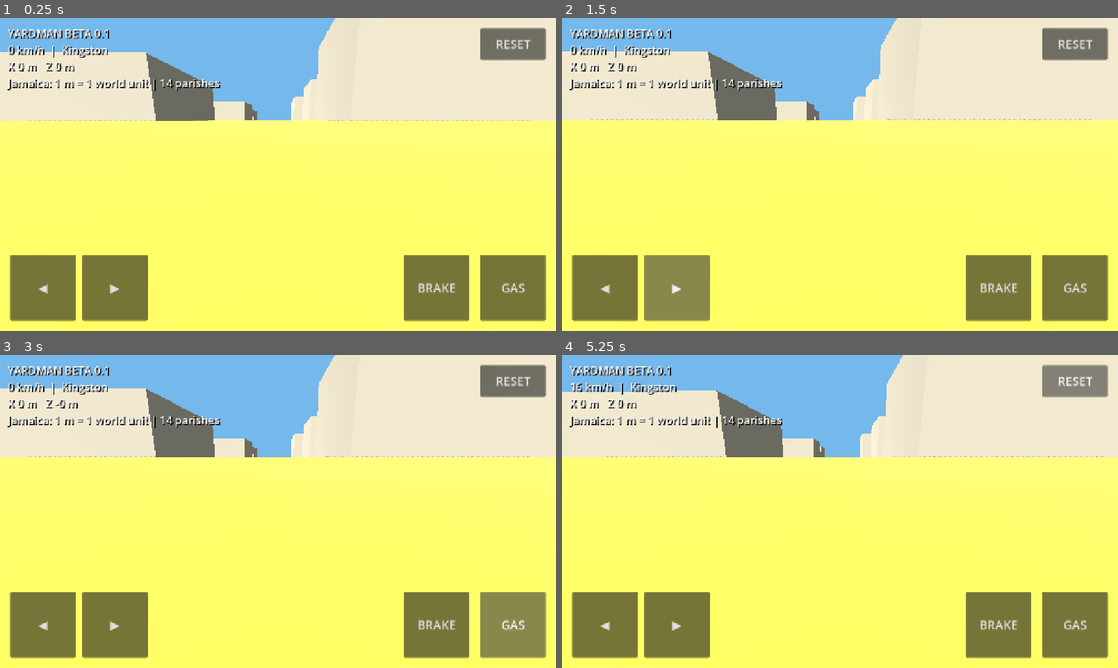
Above: before the commit, frames 1-4 (two rows, left to right).
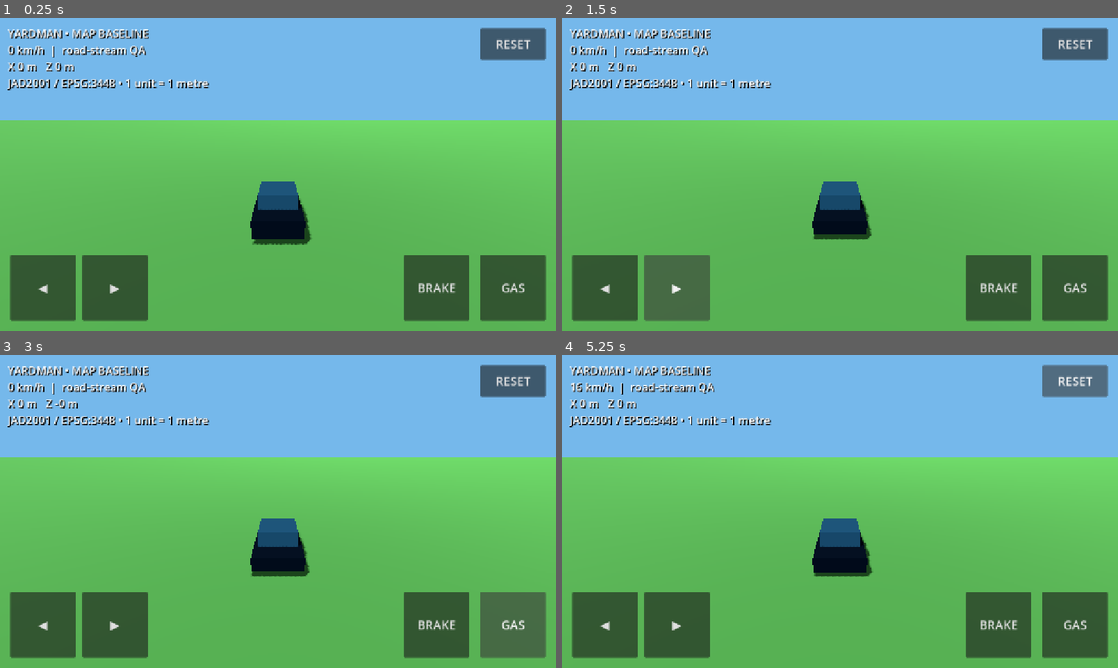
Above: after the commit, the same moments.

Repository: rell28194-rgb/yardman
Game: Godot game, scene res://main.tscn
Two runs of this game, one before a commit and one after it. Both use one fixed random seed, a clock stepped at 60 frames per second and the inputs below.
Inputs:
- Up to frame 1 (0.25 s): no input
- Up to frame 2 (1.5 s): click "◀" at 0.5 s; click "▶" at 1.25 s
- Up to frame 3 (3 s): click "BRAKE" at 2 s; click "GAS" at 2.75 s
- Up to frame 4 (5.25 s): click "RESET" at 3.5 s; tap Enter at 4.25 s; hold Right (ui_right) 4.28-5.03 s; tap Space at 5 s; hold Down (ui_down) from 5.03 s (still down)

The runs differ from the first frame. In frame 1, 90% of the frame differs, in the area x 0-100%, y 0-100%; in frame 2, 90%; in frame 3, 90%; in frame 4, 90%.

Commit message:
Make island road network the map baseline

Diff:
--- a/godot/scripts/main.gd
+++ b/godot/scripts/main.gd
@@ -1,21 +1,6 @@
 extends Node3D
 
-const PARISHES = [
-    ["Kingston", Vector3(0,0,0)],
-    ["St. Andrew", Vector3(-4200,0,-6200)],
-    ["St. Catherine", Vector3(-21000,0,-1800)],
-    ["Clarendon", Vector3(-41000,0,3500)],
-    ["Manchester", Vector3(-56000,0,9000)],
-    ["St. Elizabeth", Vector3(-76000,0,13000)],
-    ["Westmoreland", Vector3(-96000,0,6000)],
-    ["Hanover", Vector3(-106000,0,-8000)],
-    ["St. James", Vector3(-91000,0,-16500)],
-    ["Trelawny", Vector3(-70000,0,-19000)],
-    ["St. Ann", Vector3(-47000,0,-21000)],
-    ["St. Mary", Vector3(-25000,0,-22500)],
-    ["Portland", Vector3(-5000,0,-19000)],
-    ["St. Thomas", Vector3(12000,0,-8500)]
-]
+const RoadStreamerScript = preload("res://scripts/road_streamer.gd")
 
 var car: CharacterBody3D
 var hud_label: Label
@@ -28,10 +13,9 @@
 
 func _ready() -> void:
     _make_environment()
-    _make_island_proxy()
-    _make_kingston_test_grid()
-    _make_parish_markers()
-    _make_car()
+    _make_low_detail_island_base()
+    _make_qa_car()
+    _make_road_streamer()
     _make_camera()
     _make_hud()
 
@@ -52,84 +36,41 @@
     sun.shadow_enabled = true
     add_child(sun)
 
-func _make_island_proxy() -> void:
-    # Full-island coordinate envelope. One Godot unit equals one real-world metre.
+func _make_low_detail_island_base() -> void:
+    # Temporary low-detail traversal surface. The road network is geographically
+    # real and 1:1; terrain elevation/coastline detail is the next map layer.
     var ground := MeshInstance3D.new()
     var mesh := PlaneMesh.new()
-    mesh.size = Vector2(235000, 82000)
+    mesh.size = Vector2(235000.0, 82000.0)
     ground.mesh = mesh
-    ground.position = Vector3(-47000, -0.05, -3000)
+    ground.position = Vector3(-47000.0, -0.05, -3000.0)
     var mat := StandardMaterial3D.new()
     mat.albedo_color = Color(0.18, 0.38, 0.16)
+    mat.roughness = 1.0
     ground.material_override = mat
     add_child(ground)
 
     var body := StaticBody3D.new()
     var shape := CollisionShape3D.new()
     var box := BoxShape3D.new()
-    box.size = Vector3(235000, 1, 82000)
+    box.size = Vector3(235000.0, 1.0, 82000.0)
     shape.shape = box
-    body.position = Vector3(-47000, -0.55, -3000)
+    body.position = Vector3(-47000.0, -0.55, -3000.0)
     body.add_child(shape)
     add_child(body)
 
-func _make_kingston_test_grid() -> void:
-    # First local fidelity layer: a light Kingston road/building grid while the
-    # full Jamaica coordinate space remains active at true horizontal scale.
-    var road_mat := StandardMaterial3D.new()
-    road_mat.albedo_color = Color(0.12, 0.13, 0.14)
-    road_mat.roughness = 0.9
-
-    for z in [-420.0, -140.0, 140.0, 420.0]:
-        var road := MeshInstance3D.new()
-        var road_mesh := BoxMesh.new()
-        road_mesh.size = Vector3(1400.0, 0.04, 18.0)
-        road.mesh = road_mesh
-        road.position = Vector3(0, 0.03, z)
-        road.material_override = road_mat
-        add_child(road)
-
-    for x in [-420.0, -140.0, 140.0, 420.0]:
-        var road := MeshInstance3D.new()
-        var road_mesh := BoxMesh.new()
-        road_mesh.size = Vector3(18.0, 0.04, 1100.0)
-        road.mesh = road_mesh
-        road.position = Vector3(x, 0.03, 0)
-        road.material_override = road_mat
-        add_child(road)
-
-    var building_mat := StandardMaterial3D.new()
-    building_mat.albedo_color = Color(0.62, 0.58, 0.50)
-    for i in range(48):
-        var gx := float((i % 8) - 4) * 105.0 + 48.0
-        var gz := float((i / 8) - 3) * 125.0 + 52.0
-        if abs(gx) < 28.0 or abs(gz) < 28.0:
-            continue
-        var h := 12.0 + float((i * 17) % 45)
-        var building := MeshInstance3D.new()
-        var bm := BoxMesh.new()
-        bm.size = Vector3(42.0 + float(i % 3) * 8.0, h, 52.0)
-        building.mesh = bm
-        building.position = Vector3(gx, h * 0.5, gz)
-        building.material_override = building_mat
-        add_child(building)
-
-func _make_parish_markers() -> void:
-    for p in PARISHES:
-        var marker := MeshInstance3D.new()
-        var cyl := CylinderMesh.new()
-        cyl.top_radius = 80
-        cyl.bottom_radius = 80
-        cyl.height = 8
-        marker.mesh = cyl
-        marker.position = p[1]
-        var mat := StandardMaterial3D.new()
-        mat.albedo_color = Color(0.9, 0.85, 0.2)
-        marker.material_override = mat
-        add_child(marker)
-
-func _make_car() -> void:
+func _make_road_streamer() -> void:
+    var streamer = RoadStreamerScript.new()
+    streamer.name = "JamaicaRoadStreamer"
+    streamer.target = car
+    streamer.load_radius = 2
+    add_child(streamer)
+
+func _make_qa_car() -> void:
+    # This is intentionally only a traversal/QA vehicle. Handling tuning comes
+    # after the map baseline passes island-wide road coverage checks.
     car = CharacterBody3D.new()
+    car.name = "RoadQA"
     car.position = Vector3(0, 1.0, 0)
 
     var body_mesh := MeshInstance3D.new()
@@ -157,9 +98,9 @@
     car.add_child(cabin)
 
     var collider := CollisionShape3D.new()
-    var shape := BoxShape3D.new()
-    shape.size = Vector3(1.9, 0.7, 4.2)
-    collider.shape = shape
+    var collision_shape := BoxShape3D.new()
+    collision_shape.size = Vector3(1.9, 0.7, 4.2)
+    collider.shape = collision_shape
     collider.position.y = 0.55
     car.add_child(collider)
     add_child(car)
@@ -174,7 +115,7 @@
 
 func _make_hud() -> void:
     var layer := CanvasLayer.new()
-    layer.name = "MobileHUD"
+    layer.name = "MapQAHUD"
     add_child(layer)
 
     var root := Control.new()
@@ -192,27 +133,27 @@
     root.add_child(hud_label)
 
     var left := _touch_button("◀", 0.0, 1.0, Vector2(24, -174), Vector2(150, 150))
-    left.button_down.connect(Callable(self, "_left_down"))
-    left.button_up.connect(Callable(self, "_left_up"))
+    left.button_down.connect(_left_down)
+    left.button_up.connect(_left_up)
     root.add_child(left)
 
     var right := _touch_button("▶", 0.0, 1.0, Vector2(190, -174), Vector2(150, 150))
-    right.button_down.connect(Callable(self, "_right_down"))
-    right.button_up.connect(Callable(self, "_right_up"))
+    right.button_down.connect(_right_down)
+    right.button_up.connect(_right_up)
     root.add_child(right)
 
     var brake := _touch_button("BRAKE", 1.0, 1.0, Vector2(-350, -174), Vector2(150, 150))
-    brake.button_down.connect(Callable(self, "_brake_down"))
-    brake.button_up.connect(Callable(self, "_brake_up"))
+    brake.button_down.connect(_brake_down)
+    brake.button_up.connect(_brake_up)
     root.add_child(brake)
 
     var gas := _touch_button("GAS", 1.0, 1.0, Vector2(-174, -174), Vector2(150, 150))
-    gas.button_down.connect(Callable(self, "_gas_down"))
-    gas.button_up.connect(Callable(self, "_gas_up"))
+    gas.button_down.connect(_gas_down)
+    gas.button_up.connect(_gas_up)
     root.add_child(gas)
 
     var reset := _touch_button("RESET", 1.0, 0.0, Vector2(-174, 24), Vector2(150, 72))
-    reset.pressed.connect(Callable(self, "_reset_car"))
+    reset.pressed.connect(_reset_car)
     root.add_child(reset)
 
 func _touch_button(label_text: String, ax: float, ay: float, offset: Vector2, button_size: Vector2) -> Button:
@@ -261,18 +202,6 @@
     speed = 0.0
     steer = 0.0
 
-func _nearest_parish_name() -> String:
-    var best_name := "Kingston"
-    var best_dist := INF
-    for p in PARISHES:
-        var a := Vector2(car.global_position.x, car.global_position.z)
-        var b := Vector2(p[1].x, p[1].z)
-        var d := a.distance_squared_to(b)
-        if d < best_dist:
-            best_dist = d
-            best_name = p[0]
-    return best_name
-
 func _physics_process(delta: float) -> void:
     var throttle := Input.get_axis("ui_down", "ui_up")
     var turn := Input.get_axis("ui_left", "ui_right")
@@ -300,4 +229,8 @@
     car.move_and_slide()
 
     if hud_label != null:
-        hud_label.text = "YARDMAN BETA 0.1\n%.0f km/h  |  %s\nX %.0f m   Z %.0f m\nJamaica: 1 m = 1 world unit | 14 parishes" % [abs(speed) * 3.6, _nearest_parish_name(), car.global_position.x, car.global_position.z]
+        hud_label.text = "YARDMAN • MAP BASELINE\n%.0f km/h  |  road-stream QA\nX %.0f m   Z %.0f m\nJAD2001 / EPSG:3448 • 1 unit = 1 metre" % [
+            abs(speed) * 3.6,
+            car.global_position.x,
+            car.global_position.z,
+        ]
